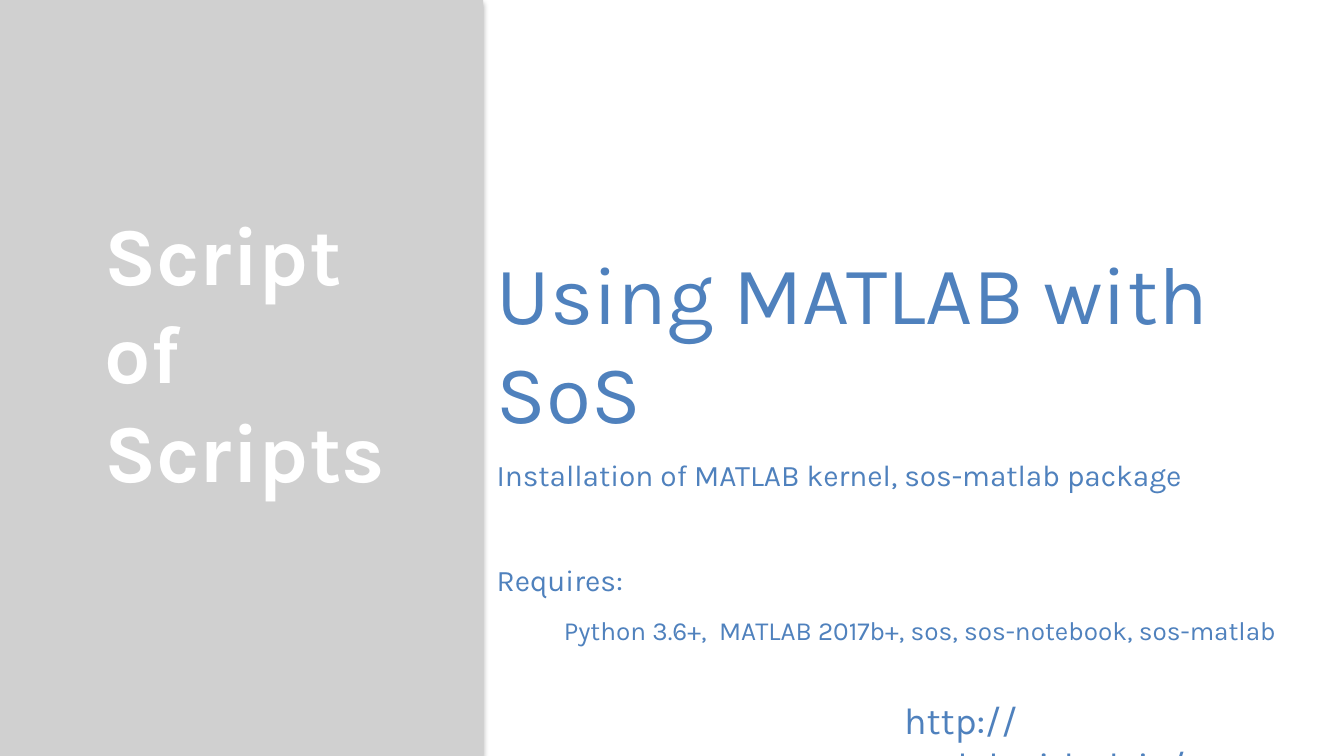
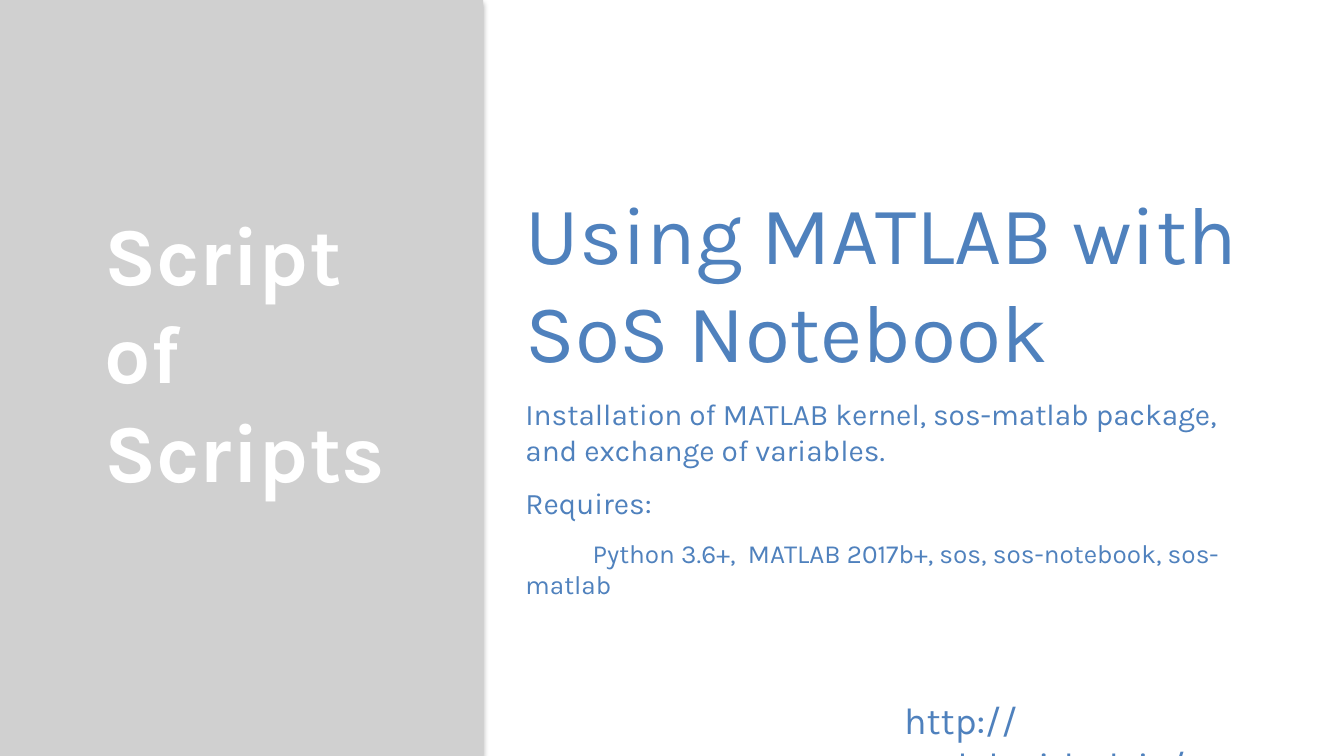
Before and after one commit to vatlab/sos-docs, a slide deck: slide 1 of src/videos/matlab_installation.pptx. Drawn at 1344x756 pixels with LibreOffice and Linux fonts; fonts in the diff are those of the drawing; grey boxes stand for pictures. Boxes give left, top, right and bottom in pixels: in the first picture for what was removed or moved away, otherwise in the second. Text is boxed around its words. In the diff, an @@ line names an element or a change of style, - is before the commit and + after.

Commit message:
Update installation instruction for MATLAB

```diff
--- a/src/videos/matlab_installation.pptx
+++ b/src/videos/matlab_installation.pptx
@@ text "Using MATLAB with SoS Notebook": place and size @@
-text "Using MATLAB with SoS Notebook" at [497, 267, 1276, 647]
+text "Using MATLAB with SoS Notebook" at [525, 207, 1236, 595]
@@ text at [525, 207, 1236, 469]: text changed @@
-Using MATLAB with SoS
-Installation of MATLAB kernel, sos-matlab package
+Using MATLAB with SoS Notebook
+Installation of MATLAB kernel, sos-matlab package, and exchange of variables.
```
Also in this commit, not shown: 1 other file.
